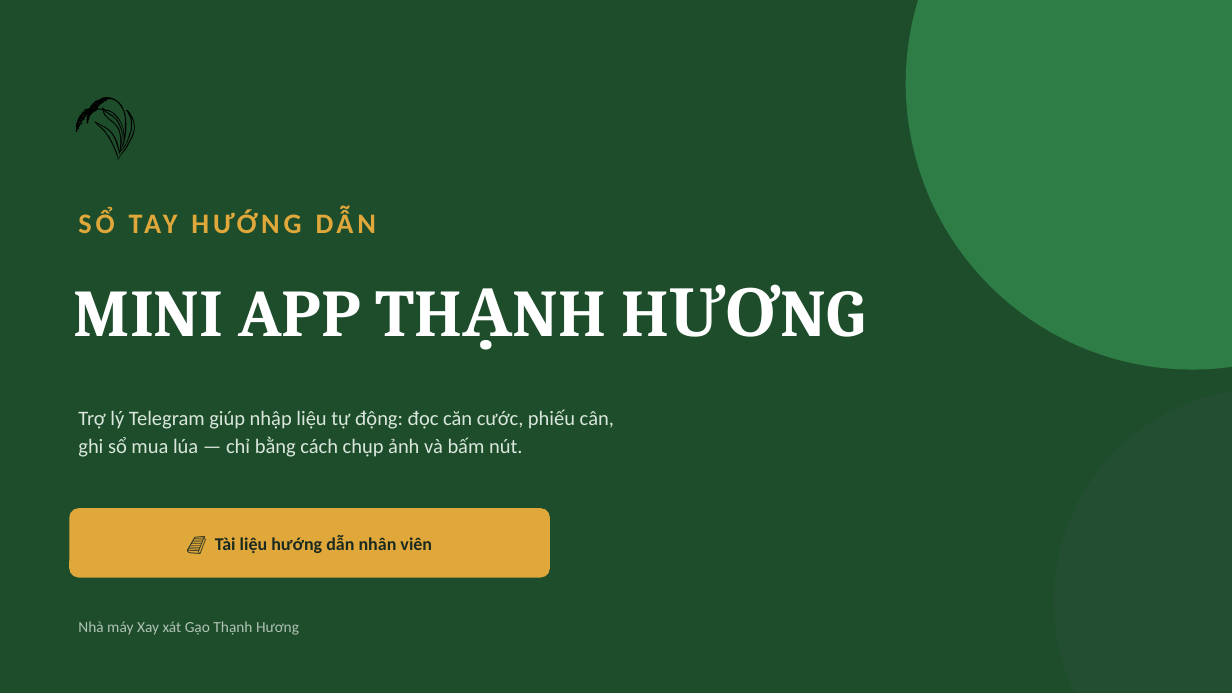
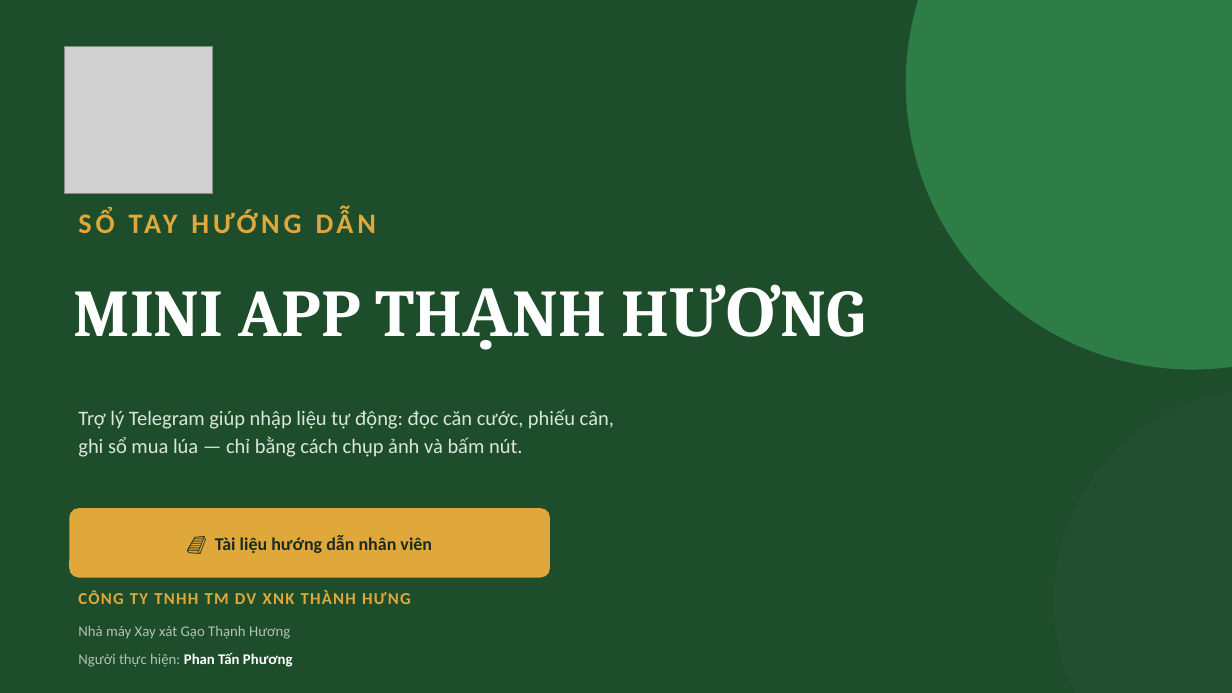
Before and after one commit to nmgaothanhhuongbd/n8n, a slide deck: slide 1 of automation-thanh-huong/huong-dan/SoTay_MiniApp_ThanhHuong.pptx. Drawn at 1232x693 pixels with LibreOffice and Linux fonts; fonts in the diff are those of the drawing; grey boxes stand for pictures. Boxes give left, top, right and bottom in pixels: in the first picture for what was removed or moved away, otherwise in the second. Text is boxed around its words. In the diff, an @@ line names an element or a change of style, - is before the commit and + after.

```diff
--- a/automation-thanh-huong/huong-dan/SoTay_MiniApp_ThanhHuong.pptx
+++ b/automation-thanh-huong/huong-dan/SoTay_MiniApp_ThanhHuong.pptx
@@ picture added at [65,46,213,194] @@
@@ text removed at [65,65,194,176] @@
-🌾
@@ text added at [78,591,411,604], 13 pt, text #E0A83B, bold @@
+CÔNG TY TNHH TM DV XNK THÀNH HƯNG
@@ text "Nhà máy Xay xát Gạo ..." at [78,626,290,639]: size 12 to 11.5 pt @@
@@ text added at [78,653,293,667], 11.5 pt, text #AFC3B4 @@
+Người thực hiện: Phan Tấn Phương
```
Also in this commit, not shown: 1 other slide changed, 5 other files.
